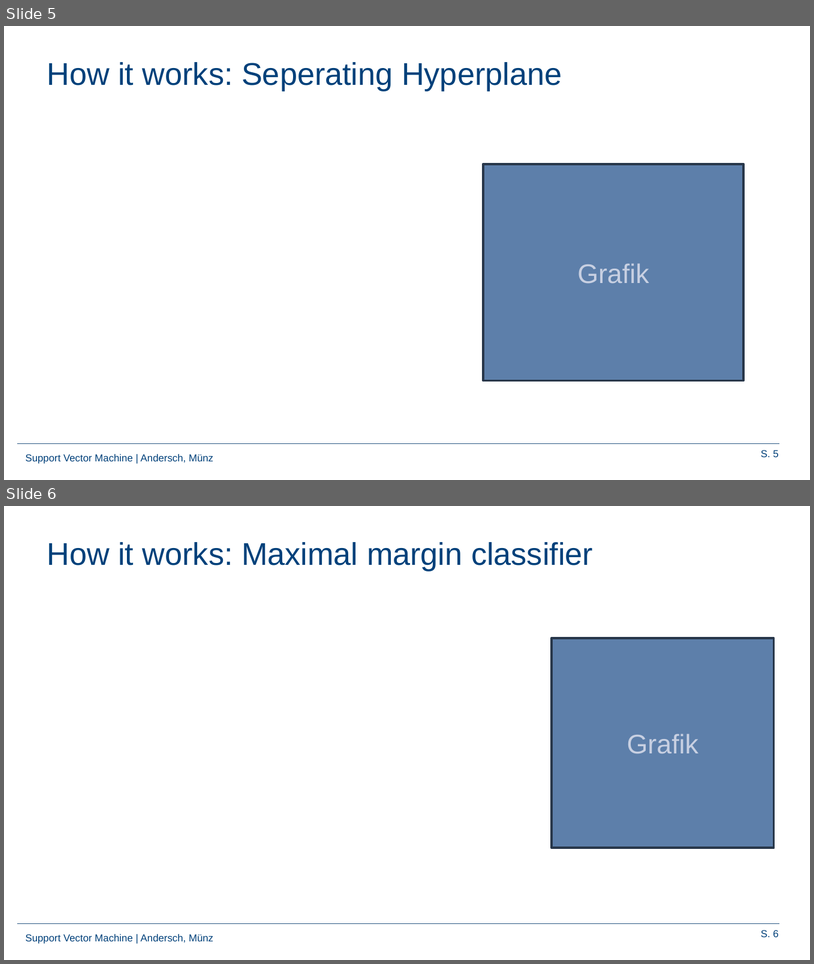
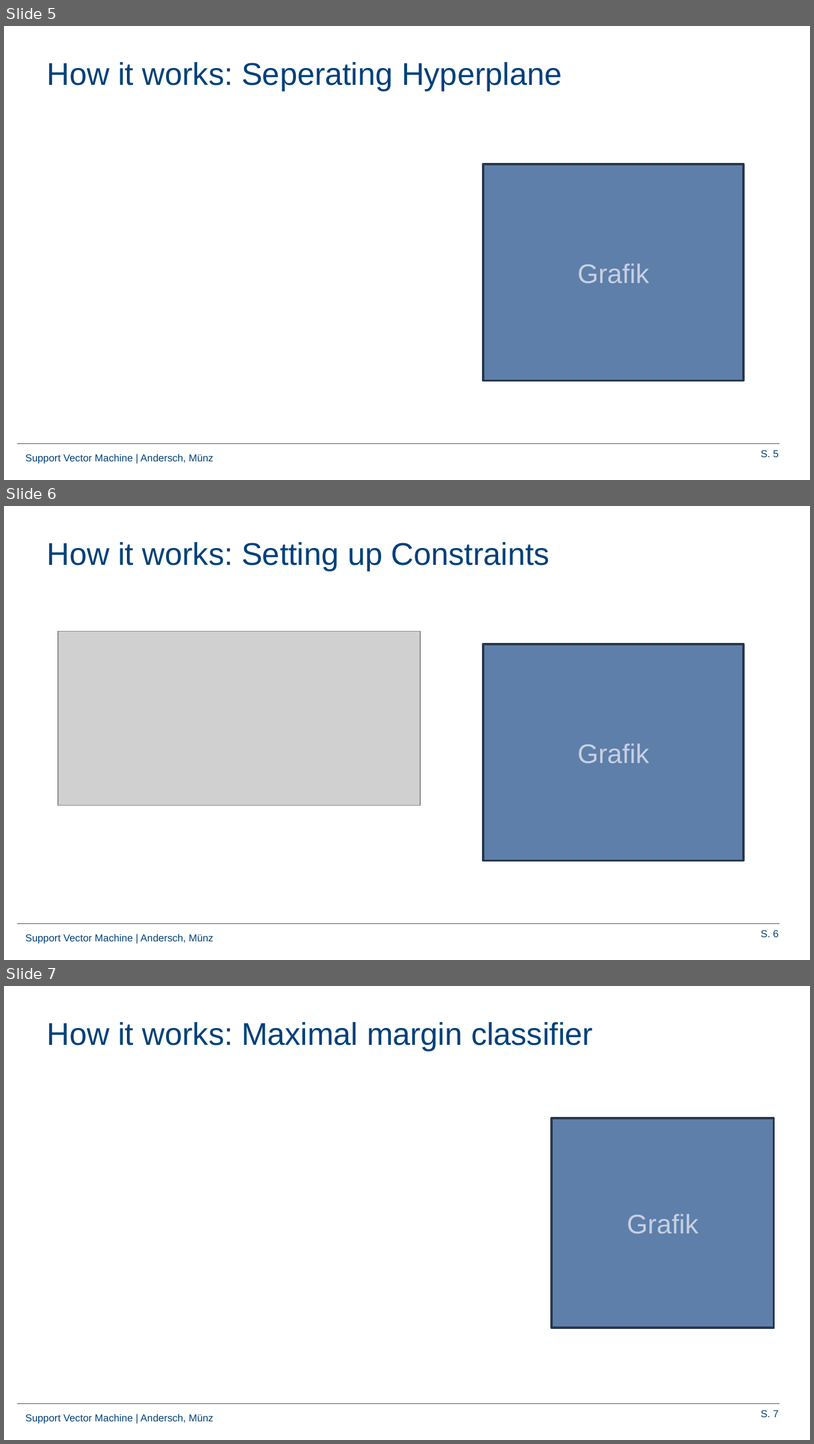
Before and after one commit to Frandersch/Statistical-Machine-Learning, a slide deck: Präsentation/Support Vector Machines.pptx. Shown one above the other, each under a label of ours: slides 5 and 6 before the commit, slides 5, 6 and 7 after it. The pictures are 814x964 and 814x1444 pixels, drawn with LibreOffice and Linux fonts; fonts in the diff are those of the drawing; grey boxes stand for pictures; background and template pictures are left out. Boxes give left, top, right and bottom in pixels: in the first picture for what was removed or moved away, otherwise in the second. Text is boxed around its words. In the diff, an @@ line names an element or a change of style, - is before the commit and + after.

```diff
--- a/Präsentation/Support Vector Machines.pptx
+++ b/Präsentation/Support Vector Machines.pptx
@@ slide 6 added at <box>4,506,810,960</box>, background #FFFFFF; not listed: 3 template elements that a slide beside it also shows @@
@@ title added at <box>47,542,550,571</box>, 28 pt, text #00407A @@
+How it works: Setting up Constraints
@@ picture added at <box>58,631,420,805</box> @@
@@ rectangle added at <box>483,644,743,860</box>, fill #5D7FAA, outline #29384B 2 pt, 24 pt, text #C8D0E2 @@
+Grafik
@@ what was slide 6 is now slide 7 @@
@@ page number at <box>761,1410,779,1417</box>: text changed @@
-S. 6
+S. 7
```
Also in this commit, not shown: 5 other files.
